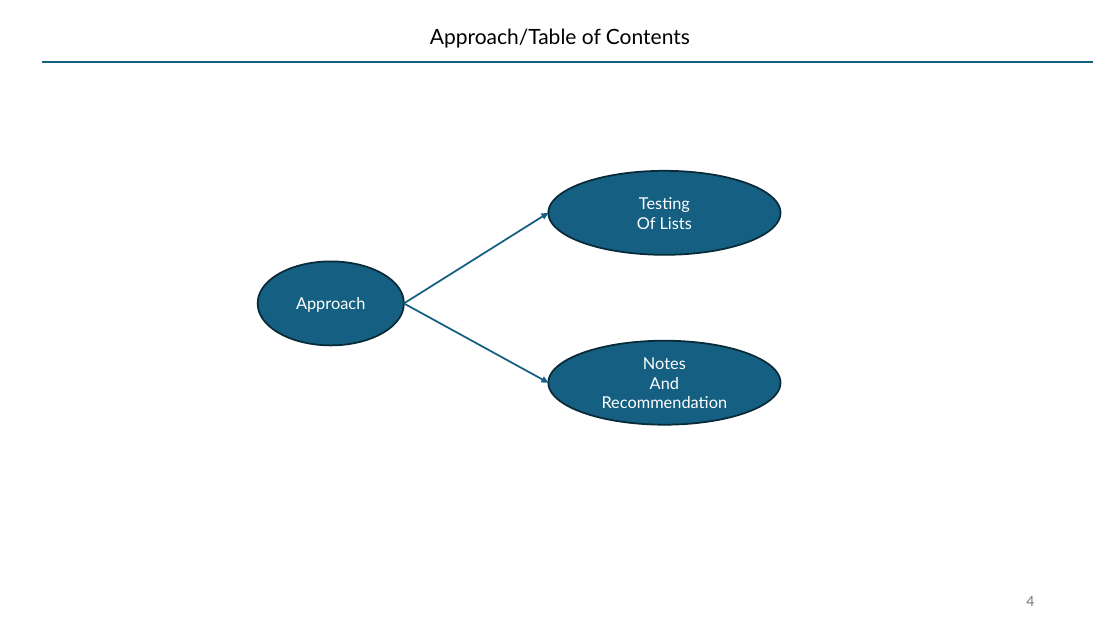
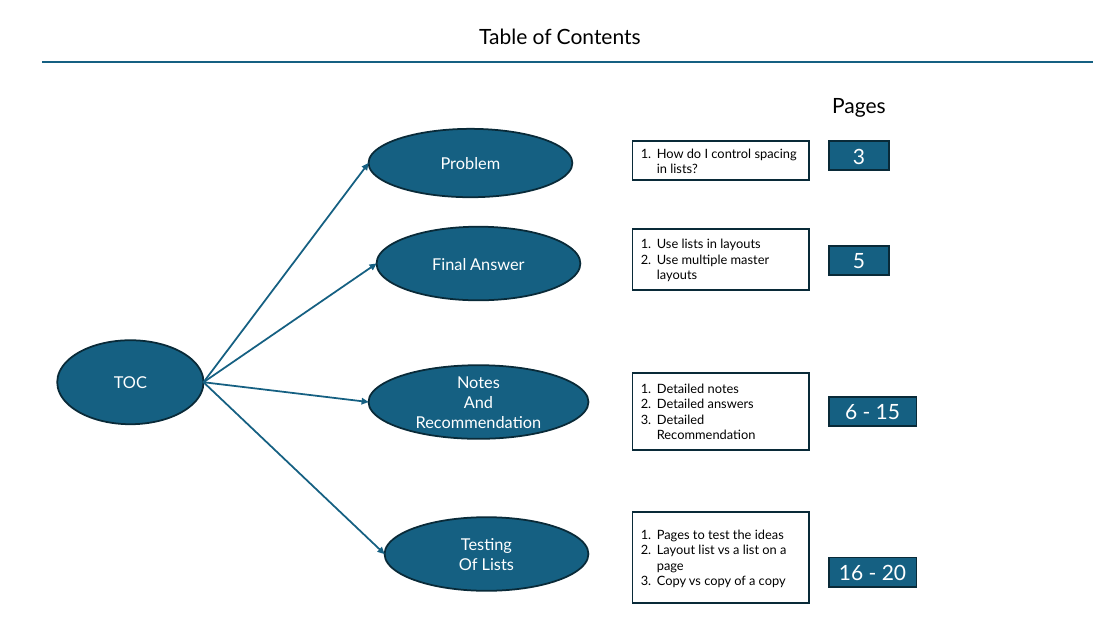
Before and after one commit to SatyaKomatineni/articles-repo, a slide deck: slide 2 of architecture/styling-lists-in-powerpoint.pptx (slide 4 before the commit). Drawn at 1120x630 pixels with LibreOffice and Linux fonts; fonts in the diff are those of the drawing. Boxes give left, top, right and bottom in pixels: in the first picture for what was removed or moved away, otherwise in the second. Text is boxed around its words. In the diff, an @@ line names an element or a change of style, - is before the commit and + after.

Commit message:
clarity to ppt master layouts

```diff
--- a/architecture/styling-lists-in-powerpoint.pptx
+++ b/architecture/styling-lists-in-powerpoint.pptx
@@ title at (479,28,641,44): text changed @@
-Approach/Table of Contents
+Table of Contents
@@ text added at (832,98,886,117), 18 pt, text #000000 @@
+Pages
@@ ellipse added at (369,129,573,197), fill #156082, outline #092A39 1.5 pt, 14 pt, text #FFFFFF @@
+Problem
@@ rectangle added at (633,141,809,180), outline #092A39 1.5 pt, 11 pt, text #000000 @@
+1. How do I control spacing in lists?
@@ rectangle added at (829,141,890,171), fill #156082, outline #092A39 1.5 pt, 18 pt, text #FFFFFF @@
+3
@@ arrow added from (203, 382) to (369, 163), #156082 1.5 pt @@
@@ ellipse added at (376,227,581,301), fill #156082, outline #092A39 1.5 pt, 14 pt, text #FFFFFF @@
+Final Answer
@@ rectangle added at (633,229,809,290), outline #092A39 1.5 pt, 11 pt, text #000000 @@
+1. Use lists in layouts
+2. Use multiple master layouts
@@ arrow added from (203, 382) to (376, 264), #156082 1.5 pt @@
@@ ellipse removed at (258,261,404,345) @@
-Approach
@@ rectangle added at (829,246,890,276), fill #156082, outline #092A39 1.5 pt, 18 pt, text #FFFFFF @@
+5
@@ ellipse added at (57,340,203,424), fill #156082, outline #092A39 1.5 pt, 14 pt, text #FFFFFF @@
+TOC
@@ arrow moved from (404, 303) - (549, 213) to (203, 382) - (385, 555) @@
@@ arrow moved from (404, 303) - (549, 383) to (203, 382) - (369, 402) @@
@@ ellipse "Notes": place and size @@
-ellipse "Notes" at (549,341,781,425)
+ellipse "Notes" at (369,365,589,439)
@@ rectangle added at (633,373,809,450), outline #092A39 1.5 pt, 11 pt, text #000000 @@
+1. Detailed notes
+2. Detailed answers
+3. Detailed Recommendation
@@ rectangle added at (829,397,917,426), fill #156082, outline #092A39 1.5 pt, 18 pt, text #FFFFFF @@
+6 - 15
@@ ellipse "Testing": place and size @@
-ellipse "Testing" at (549,171,781,255)
+ellipse "Testing" at (385,518,589,592)
@@ rectangle added at (633,513,809,603), outline #092A39 1.5 pt, 11 pt, text #000000 @@
+1. Pages to test the ideas
+2. Layout list vs a list on a page
+3. Copy vs copy of a copy
@@ rectangle added at (829,558,917,587), fill #156082, outline #092A39 1.5 pt, 18 pt, text #FFFFFF @@
+16 - 20
@@ page number removed at (1026,596,1034,606) @@
-4
```
Also in this commit, not shown: 7 other slides changed, 7 slides added.
